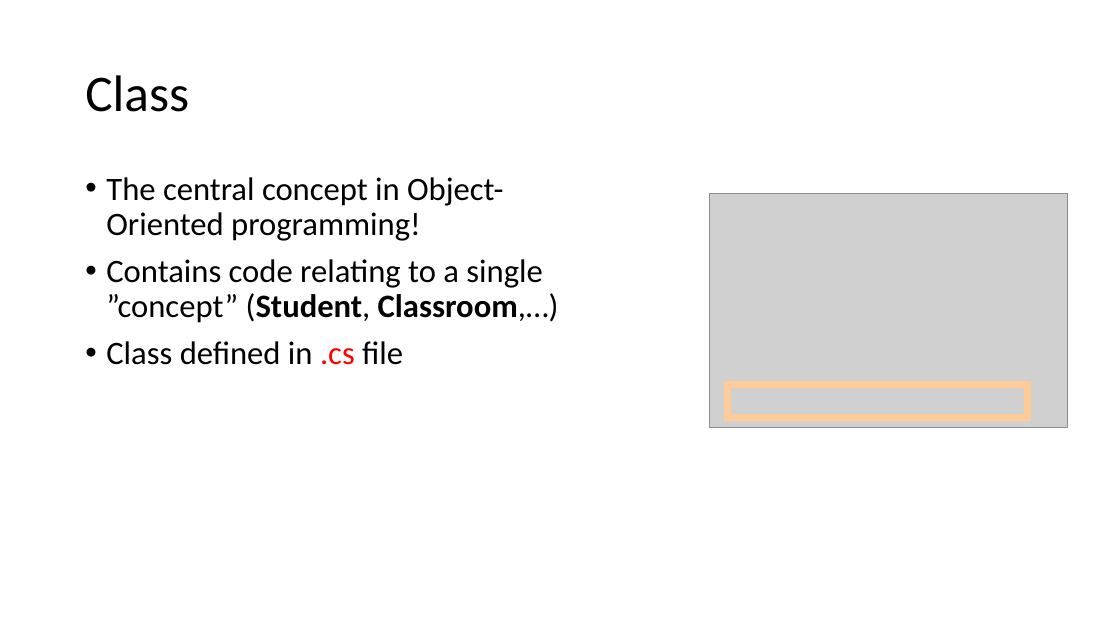
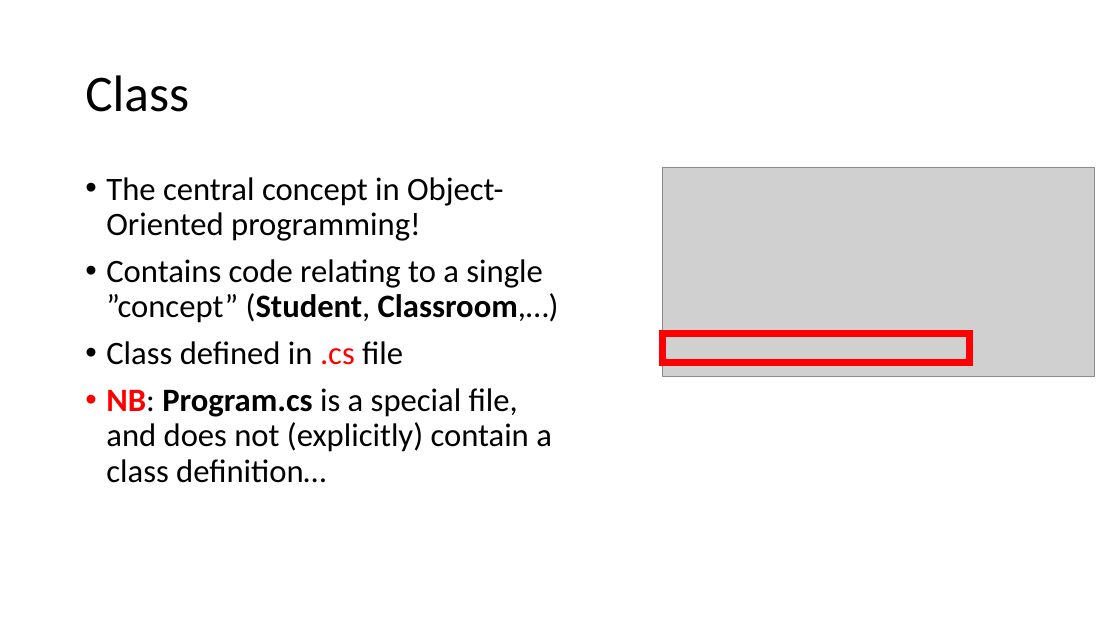
Before and after one commit to perslaursen/OOProg22, a slide deck: slide 5 of Chap/Start/Presentations/CodeOrganisation.pptx. Drawn at 1120x630 pixels with LibreOffice and Linux fonts; fonts in the diff are those of the drawing; grey boxes stand for pictures. Boxes give left, top, right and bottom in pixels: in the first picture for what was removed or moved away, otherwise in the second. Text is boxed around its words. In the diff, an @@ line names an element or a change of style, - is before the commit and + after.

Commit message:
Updates to several items in Chap/Start
Updated all -Intro presentations, and renamed them to "generic" names like IT-Intro, etc.. Old versions moved to "Old" folder.
Also updated other presentations and the Start document itself (only minor changes)

```diff
--- a/Chap/Start/Presentations/CodeOrganisation.pptx
+++ b/Chap/Start/Presentations/CodeOrganisation.pptx
@@ picture: place and size @@
-picture at [709, 193, 1067, 428]
+picture at [663, 168, 1095, 377]
@@ rectangle: place and size @@
-rectangle at [728, 385, 1028, 418]
+rectangle at [663, 334, 970, 363]
@@ rectangle at [663, 334, 970, 363]: outline #FFCC99 6 pt to #FF0000 6 pt @@
@@ text at [106, 388, 552, 483]: paragraph added @@
+• NB: Program.cs is a special file, and does not (explicitly) contain a class definition…
```
Also in this commit, not shown: 3 other slides changed, 1 slide added, 17 other files.
